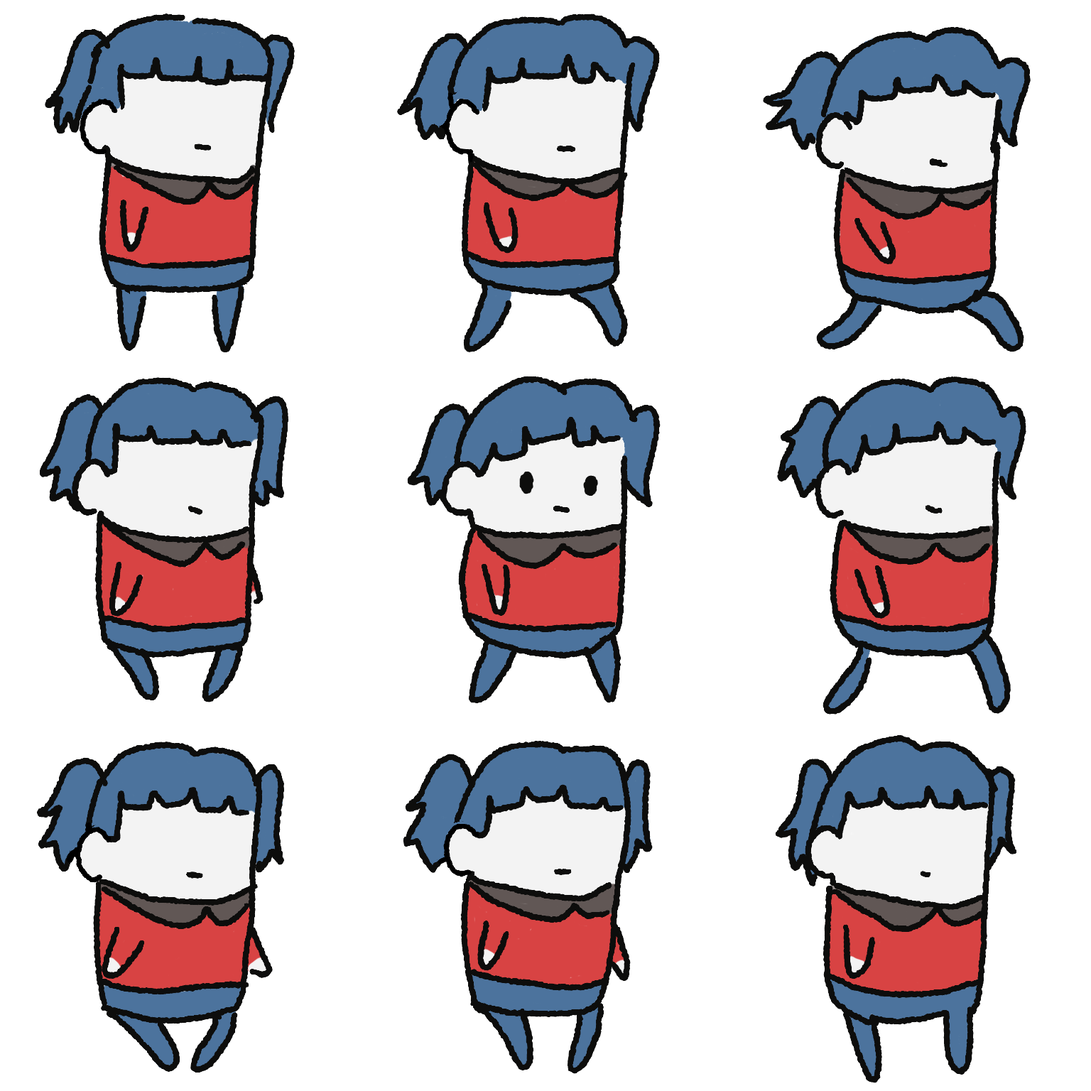
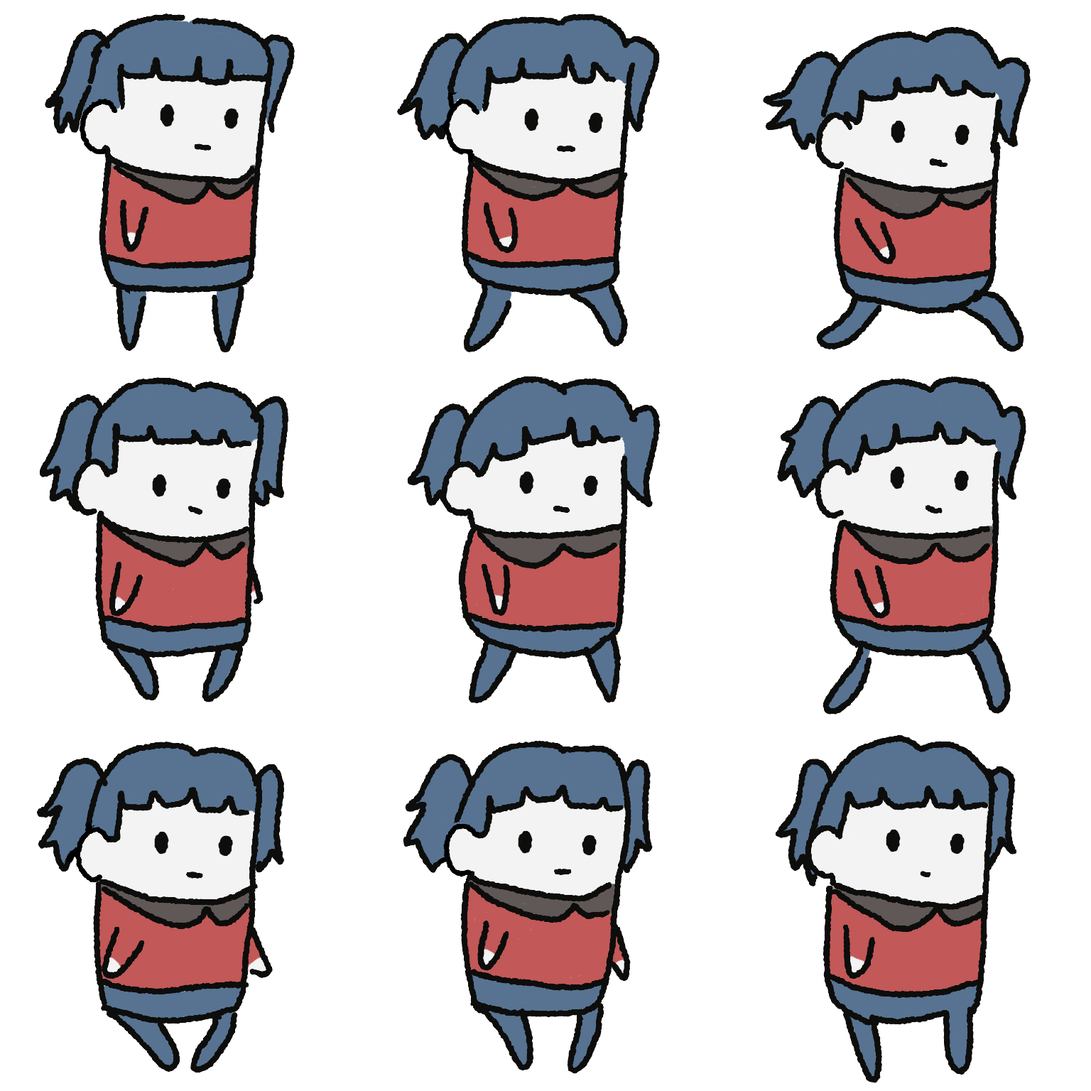
Before/after of a 1091 x 1091 layered artwork. What changed in the layer stack:
added layer "Layer 8" above "Layer 7" over [886, 829, 966, 855]
added layer "Layer 7" above "Layer 6" over [518, 830, 597, 857]
added layer "Layer 6" above "Layer 5" over [154, 831, 234, 857]
added layer "Layer 5" above "Layer 4" over [159, 103, 239, 130]
added layer "Layer 4" above "Layer 3" over [524, 108, 604, 134]
added layer "Layer 3" above "Layer 2" over [891, 120, 970, 146]
added layer "Layer 2" above "Layer 1" over [890, 466, 970, 492]
added layer "Layer 1" above "eyes3" over [152, 473, 231, 500]
